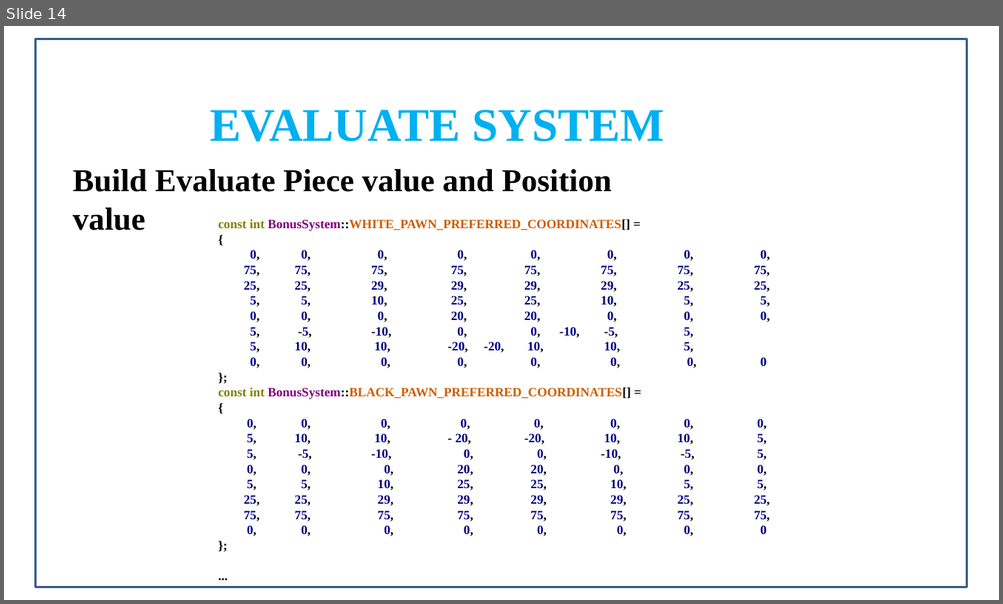
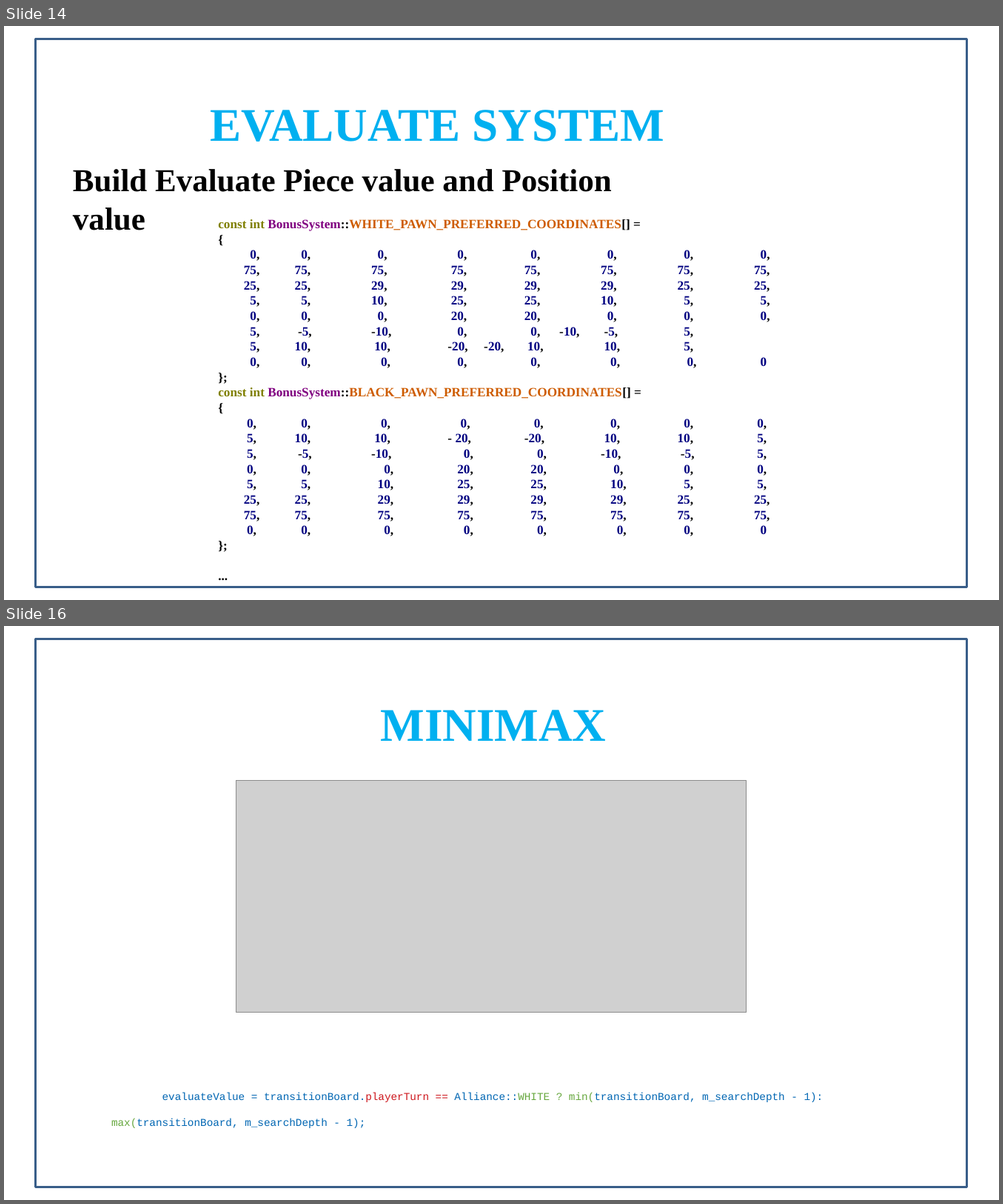
Before and after one commit to vduckute1812/AI, a slide deck: gameloft_present_chessgame.pptx. Shown one above the other, each under a label of ours: slide 14 before the commit, slides 14 and 16 after it; the slides between them are not shown. The pictures are 1003x604 and 1003x1204 pixels, drawn with LibreOffice and Linux fonts; fonts in the diff are those of the drawing; grey boxes stand for pictures; background and template pictures are left out. Boxes give left, top, right and bottom in pixels: in the first picture for what was removed or moved away, otherwise in the second. Text is boxed around its words. In the diff, an @@ line names an element or a change of style, - is before the commit and + after.

```diff
--- a/gameloft_present_chessgame.pptx
+++ b/gameloft_present_chessgame.pptx
@@ slide 16 added at box(4, 626, 999, 1200), background picture (left out) @@
@@ rectangle added at box(35, 639, 967, 1187), outline #395E89 2.01 pt @@
@@ text added at box(380, 710, 606, 741), 44 pt, text #00B0F0, bold @@
+MINIMAX
@@ picture added at box(236, 780, 746, 1012) @@
@@ text added at box(111, 1092, 823, 1128), 10 pt, text #0066B3 @@
+evaluateValue = transitionBoard.playerTurn == Alliance::WHITE ? min(transitionBoard, m_searchDepth - 1): max(transitionBoard, m_searchDepth - 1);
```
Also in this commit, not shown: 3 slides changed, 7 other slides added, 3 slides removed, 2 other files.
